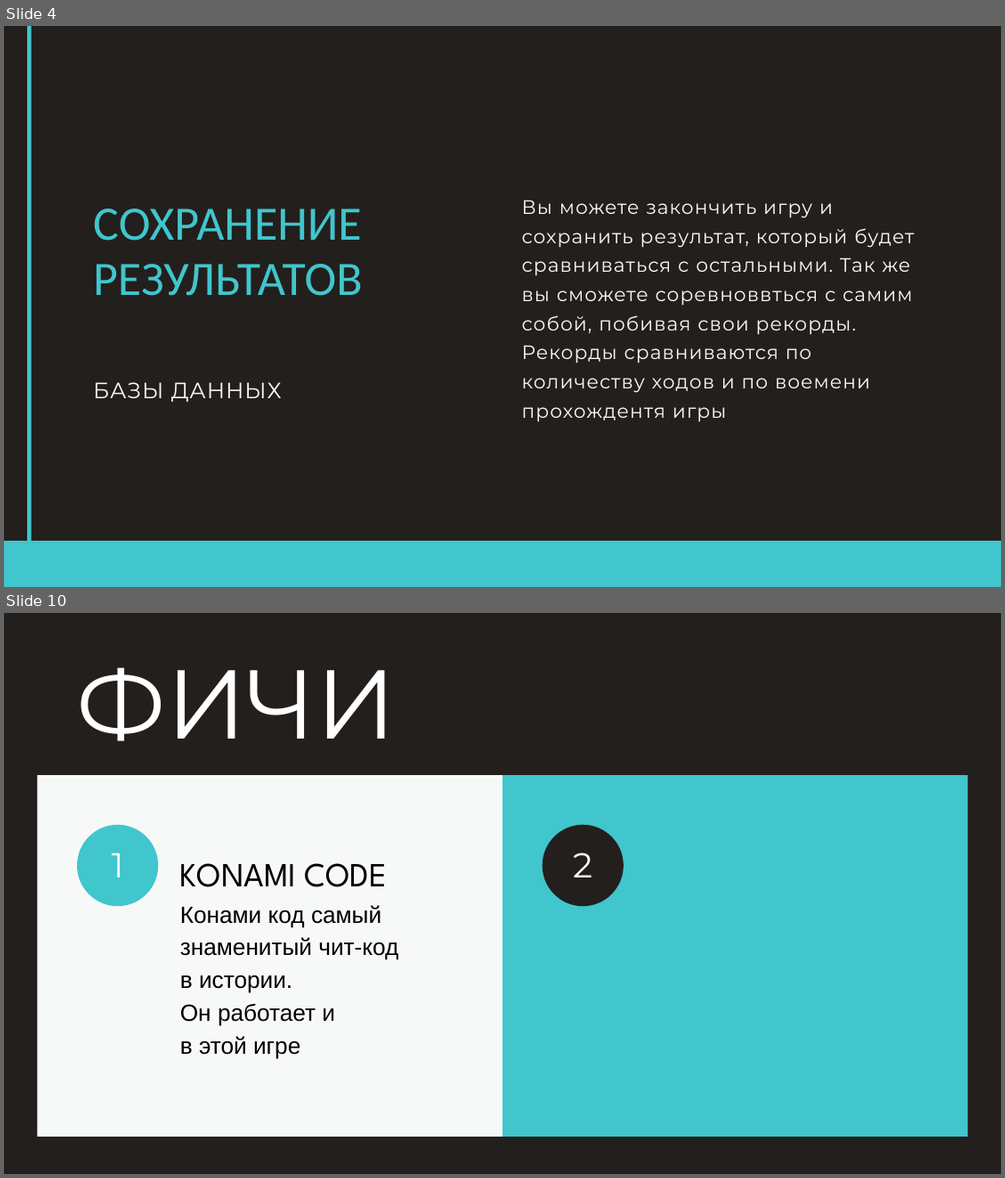
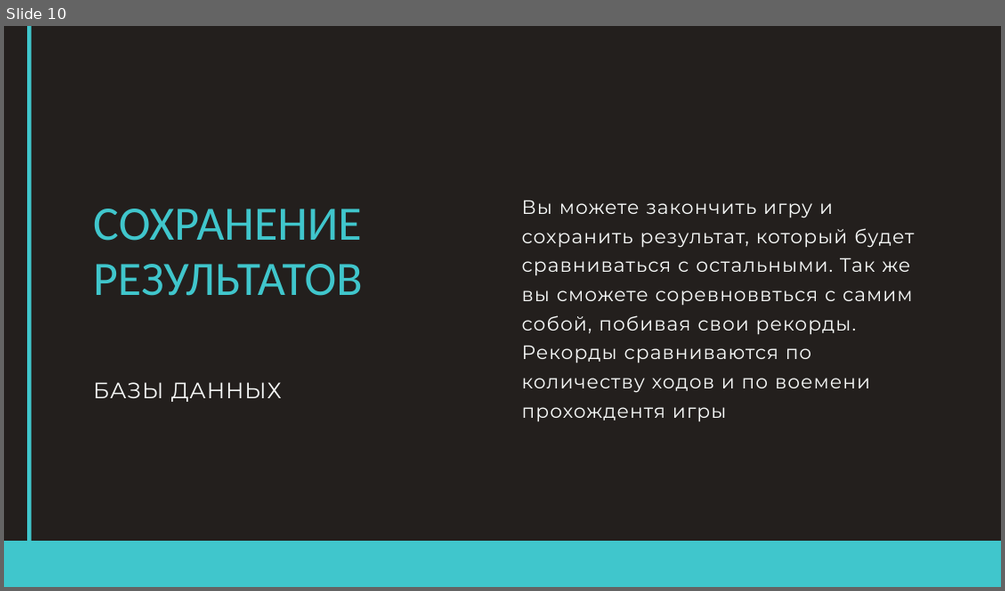
Before and after one commit to Nekro25/Alien-Miner, a slide deck: Инопланетный шахтер.pptx. Shown one above the other, each under a label of ours: slides 4 and 10 before the commit, slide 10 after it; the slides between them are not shown. The pictures are 1005x1178 and 1005x591 pixels, drawn with LibreOffice and Linux fonts; fonts in the diff are those of the drawing. Boxes give left, top, right and bottom in pixels: in the first picture for what was removed or moved away, otherwise in the second. Text is boxed around its words. In the diff, an @@ line names an element or a change of style, - is before the commit and + after.

```diff
--- a/Инопланетный шахтер.pptx
+++ b/Инопланетный шахтер.pptx
@@ slide 10 removed at (x1=4, y1=613, x2=1001, y2=1174), background #231F1D @@
@@ text removed at (x1=77, y1=667, x2=396, y2=741) @@
-ФИЧИ
@@ rectangle removed at (x1=38, y1=775, x2=502, y2=1136) @@
@@ rectangle removed at (x1=502, y1=775, x2=967, y2=1136) @@
@@ freeform shape removed at (x1=77, y1=824, x2=158, y2=906) @@
@@ freeform shape removed at (x1=542, y1=824, x2=623, y2=906) @@
@@ text removed at (x1=573, y1=852, x2=592, y2=877) @@
-2
@@ text removed at (x1=112, y1=853, x2=124, y2=877) @@
-1
@@ text removed at (x1=180, y1=863, x2=388, y2=887) @@
-KONAMI CODE
@@ text removed at (x1=180, y1=905, x2=398, y2=1058) @@
-Конами код самый знаменитый чит-код
-в истории.
-Он работает и
-в этой игре
@@ what was slide 4 is now slide 10 @@
```
Also in this commit, not shown: 4 slides changed, 4 slides added, 3 other slides removed, 4 other files.
